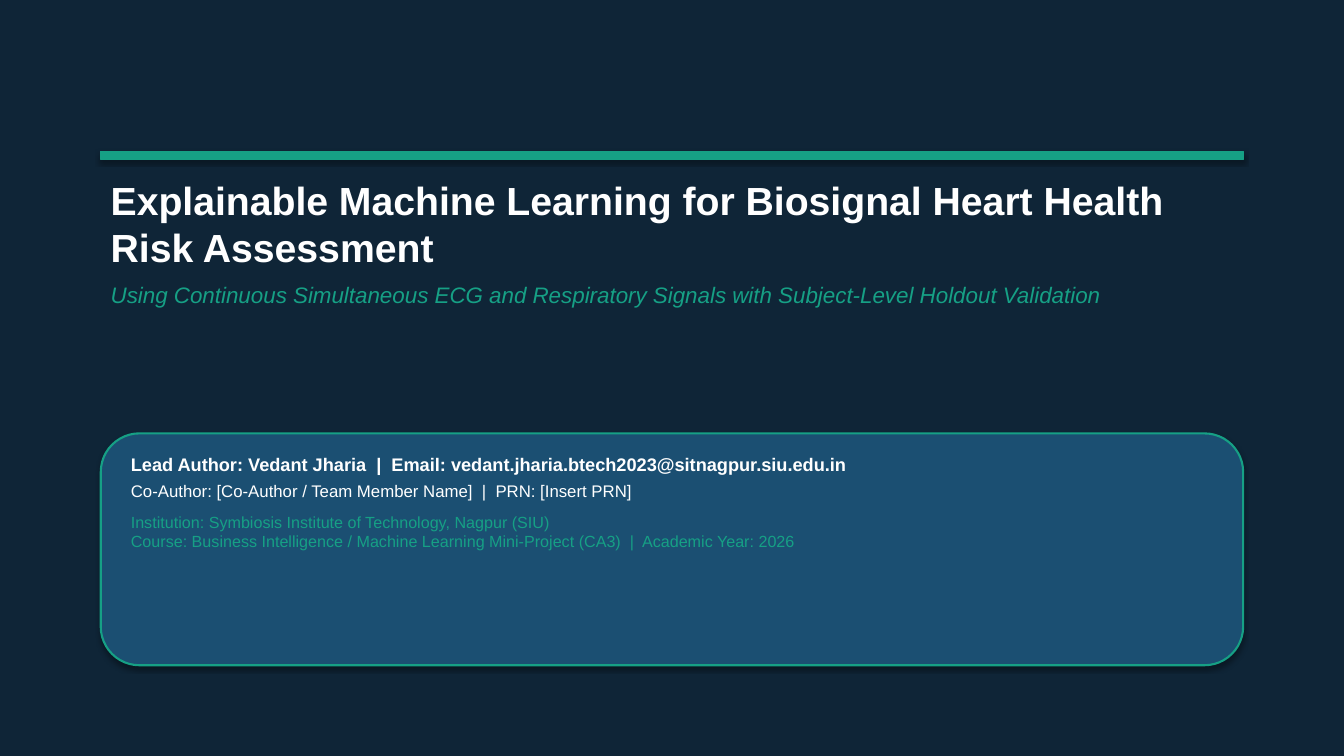
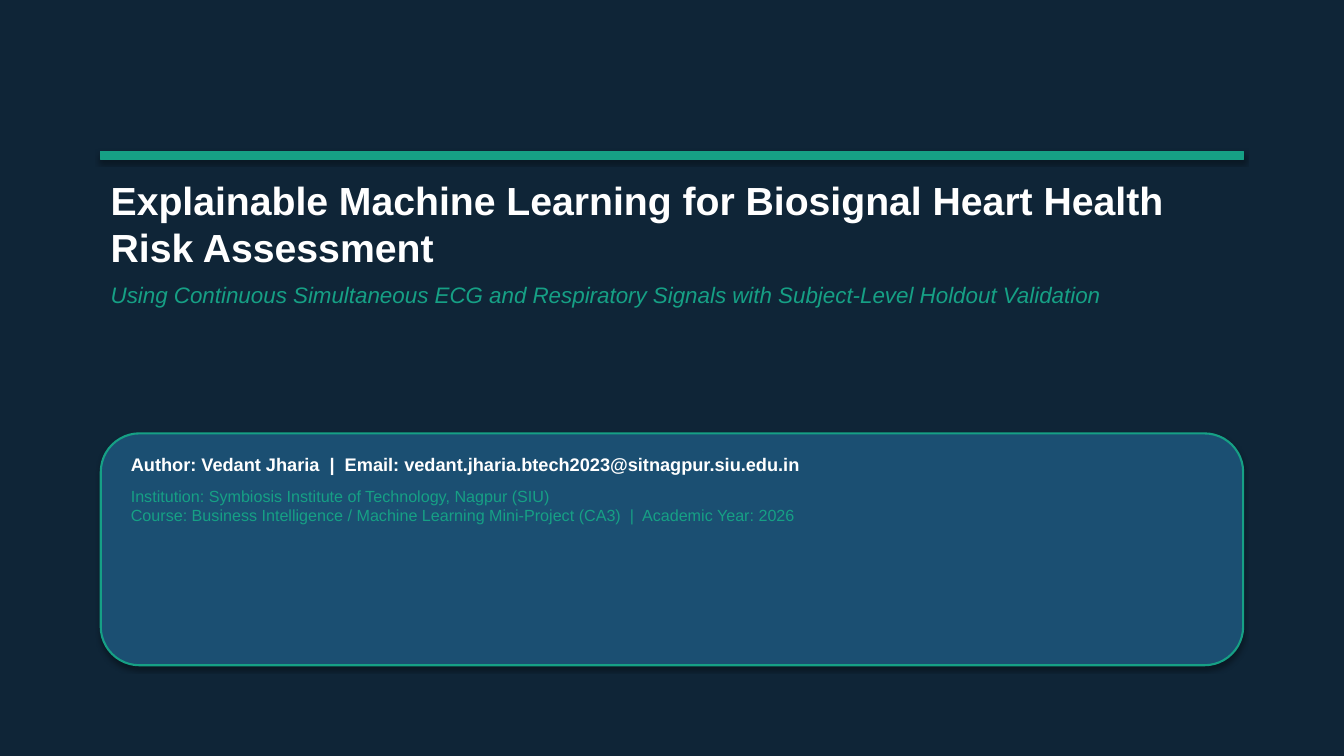
Before and after one commit to vedantjharia/Health_Analysis_project, a slide deck: slide 1 of presentation/presentation.pptx. Drawn at 1344x756 pixels with LibreOffice and Linux fonts; fonts in the diff are those of the drawing. Boxes give left, top, right and bottom in pixels: in the first picture for what was removed or moved away, otherwise in the second. Text is boxed around its words. In the diff, an @@ line names an element or a change of style, - is before the commit and + after.

Commit message:
Remove co-author references and recompile report/presentation

```diff
--- a/presentation/presentation.pptx
+++ b/presentation/presentation.pptx
@@ text at <box>131,457,799,475</box>: text changed @@
-Lead Author: Vedant Jharia | Email: vedant.jharia.btech2023@sitnagpur.siu.edu.in
-Co-Author: [Co-Author / Team Member Name] | PRN: [Insert PRN]
+Author: Vedant Jharia | Email: vedant.jharia.btech2023@sitnagpur.siu.edu.in
```
Also in this commit, not shown: 6 other files.
